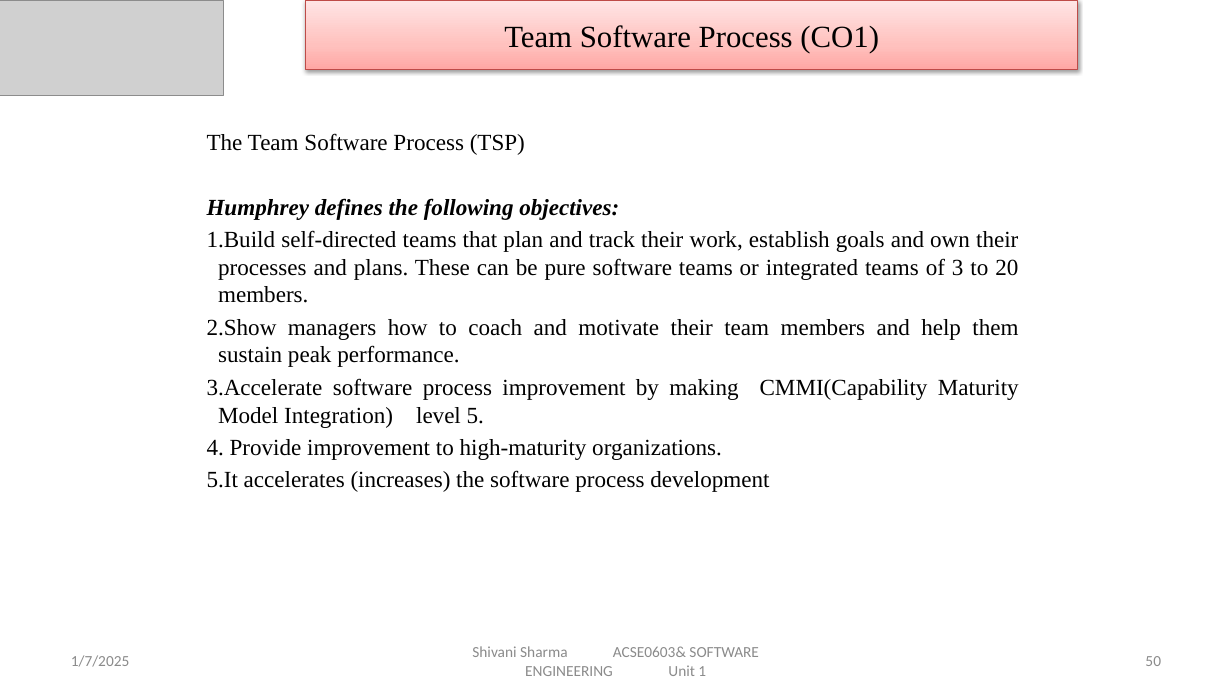
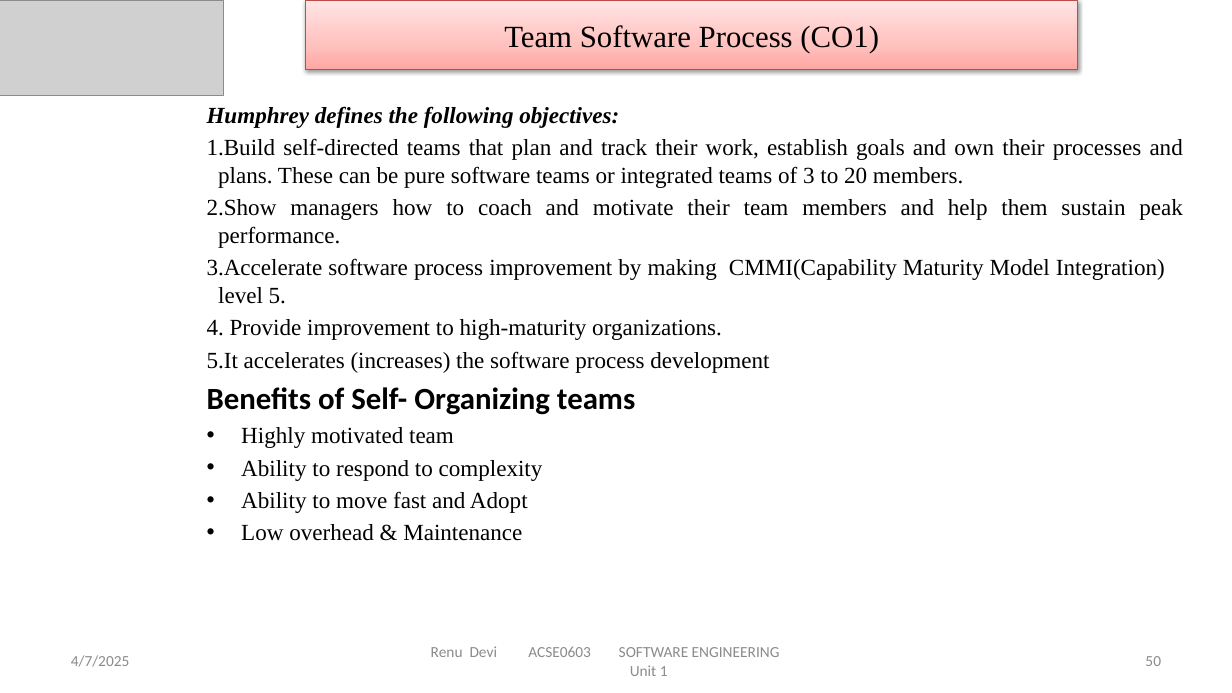
Before and after one commit to DevGoyalG/NIET-Study-Material, a slide deck: slide 50 of CSE (Artificial Intelligence and Machine Learning)/Third Year/Sixth Semester/PPTs/Software Engineering/SE - Unit 1.pptx. Drawn at 1232x693 pixels with LibreOffice and Linux fonts; fonts in the diff are those of the drawing; grey boxes stand for pictures. Boxes give left, top, right and bottom in pixels: in the first picture for what was removed or moved away, otherwise in the second. Text is boxed around its words. In the diff, an @@ line names an element or a change of style, - is before the commit and + after.

```diff
--- a/CSE (Artificial Intelligence and Machine Learning)/Third Year/Sixth Semester/PPTs/Software Engineering/SE - Unit 1.pptx
+++ b/CSE (Artificial Intelligence and Machine Learning)/Third Year/Sixth Semester/PPTs/Software Engineering/SE - Unit 1.pptx
@@ text "Humphrey defines the following objectives:": place and size @@
-text "Humphrey defines the following objectives:" at bbox=[207, 133, 1019, 492]
+text "Humphrey defines the following objectives:" at bbox=[207, 106, 1183, 541]
@@ text at bbox=[207, 133, 525, 155]: paragraph removed @@
-The Team Software Process (TSP)
@@ text at bbox=[207, 387, 635, 541]: paragraphs added @@
+Benefits of Self- Organizing teams
+• Highly motivated team
+• Ability to respond to complexity
+• Ability to move fast and Adopt
+• Low overhead & Maintenance
@@ text at bbox=[71, 655, 130, 667]: text changed @@
-1/7/2025
+4/7/2025
@@ text at bbox=[431, 646, 780, 676]: text changed @@
-Shivani Sharma ACSE0603& SOFTWARE ENGINEERING Unit 1
+Renu Devi ACSE0603 SOFTWARE ENGINEERING Unit 1
```
Also in this commit, not shown: 132 other slides changed, 8 slides added, 4 slides removed, 4 other files.
